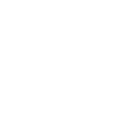
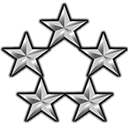
The second 128 × 128 image is a revision of the first. Changes to its layers:
showed group "Officer" (25 layers) over [2, 2, 127, 123]
added group "general-of-the-armies" with 5 layers in group "Officer" over [2, 4, 127, 121]
added layer "brigadier-general copy 3" (1st of 3, in "Officer" › "general-of-the-armies") in group "general-of-the-armies" over [2, 32, 50, 76]
added layer "brigadier-general copy 2" (1st of 4, in "Officer" › "general-of-the-armies") in group "general-of-the-armies" over [79, 32, 127, 76]
added layer "brigadier-general copy 5" in group "general-of-the-armies" over [17, 77, 65, 121]
added layer "brigadier-general copy 4" (1st of 2, in "Officer" › "general-of-the-armies") in group "general-of-the-armies" over [65, 77, 113, 121]
added layer "brigadier-general copy" (1st of 4, in "Officer" › "general-of-the-armies") in group "general-of-the-armies" over [40, 4, 88, 48]
hid group "USArmy" (12 layers) over [31, 4, 97, 123]
